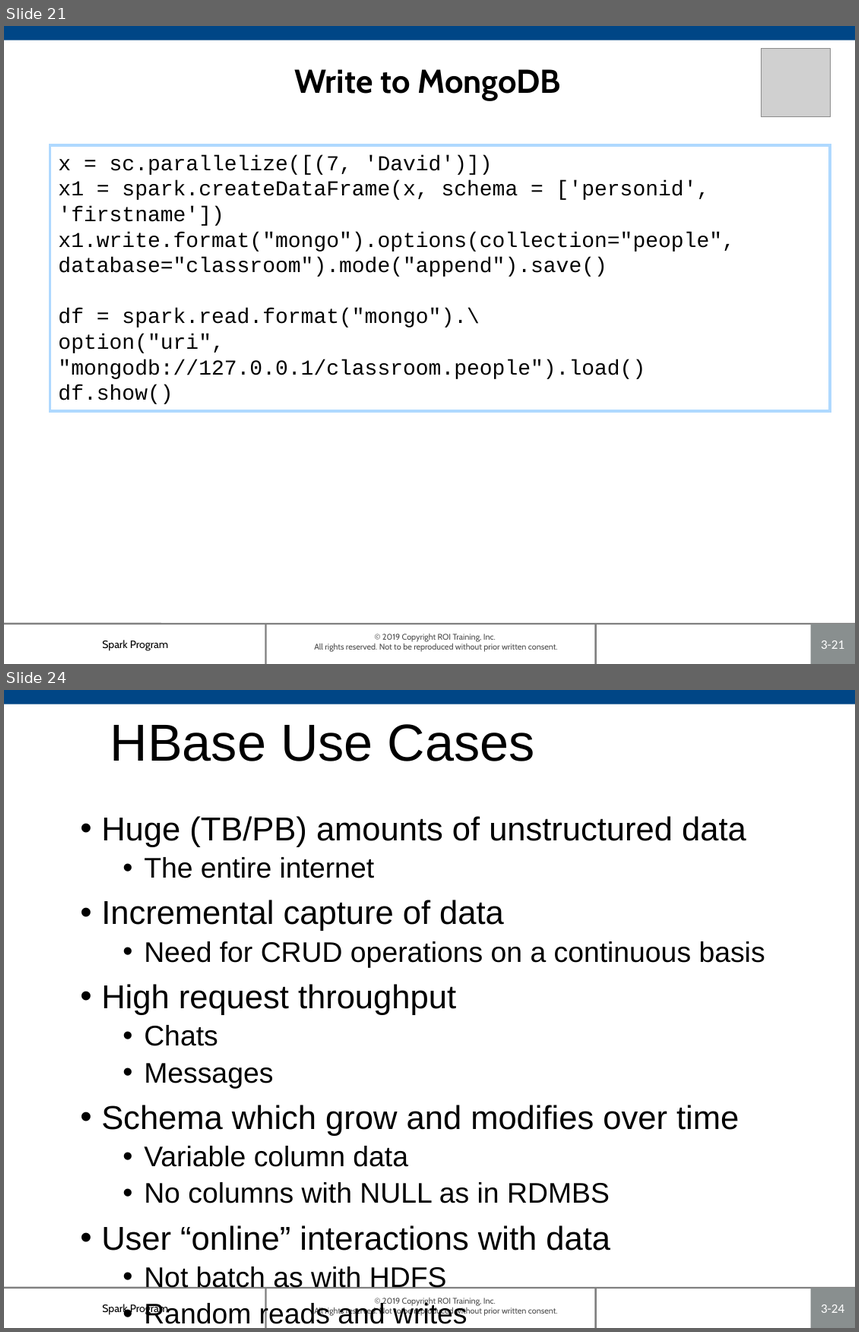
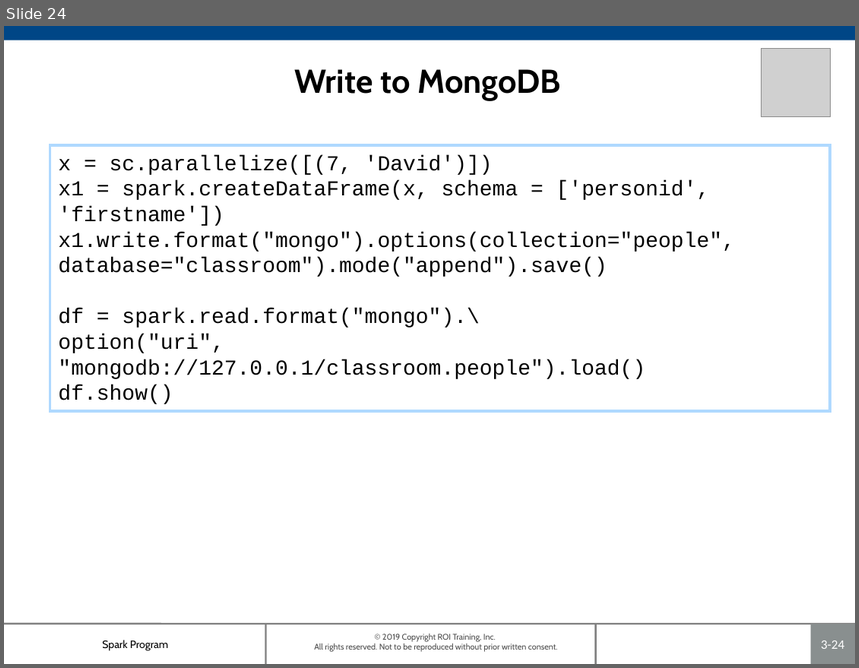
Before and after one commit to roitraining/SparkProgram, a slide deck: Day4/Ch05_NoSQL.pptx. Shown one above the other, each under a label of ours: slides 21 and 24 before the commit, slide 24 after it; the slides between them are not shown. The pictures are 859x1332 and 859x668 pixels, drawn with LibreOffice and Linux fonts; fonts in the diff are those of the drawing; grey boxes stand for pictures; background and template pictures are left out. Boxes give left, top, right and bottom in pixels: in the first picture for what was removed or moved away, otherwise in the second. Text is boxed around its words. In the diff, an @@ line names an element or a change of style, - is before the commit and + after.

```diff
--- a/Day4/Ch05_NoSQL.pptx
+++ b/Day4/Ch05_NoSQL.pptx
@@ slide 24 removed at <box>4,690,855,1328</box>, background #FFFFFF; not listed: 7 template elements that a slide beside it also shows @@
@@ title removed at <box>110,724,535,761</box> @@
-HBase Use Cases
@@ text removed at <box>101,816,766,1328</box> @@
-• Huge (TB/PB) amounts of unstructured data
-  • The entire internet
-• Incremental capture of data
-  • Need for CRUD operations on a continuous basis
-• High request throughput
-  • Chats
-  • Messages
-• Schema which grow and modifies over time
-  • Variable column data
-  • No columns with NULL as in RDMBS
-• User “online” interactions with data
-  • Not batch as with HDFS
-  • Random reads and writes
@@ what was slide 21 is now slide 24 @@
@@ page number at <box>821,641,845,649</box>: text changed @@
-3-21
+3-24
```
Also in this commit, not shown: 5 slides added, 2 other slides removed.
